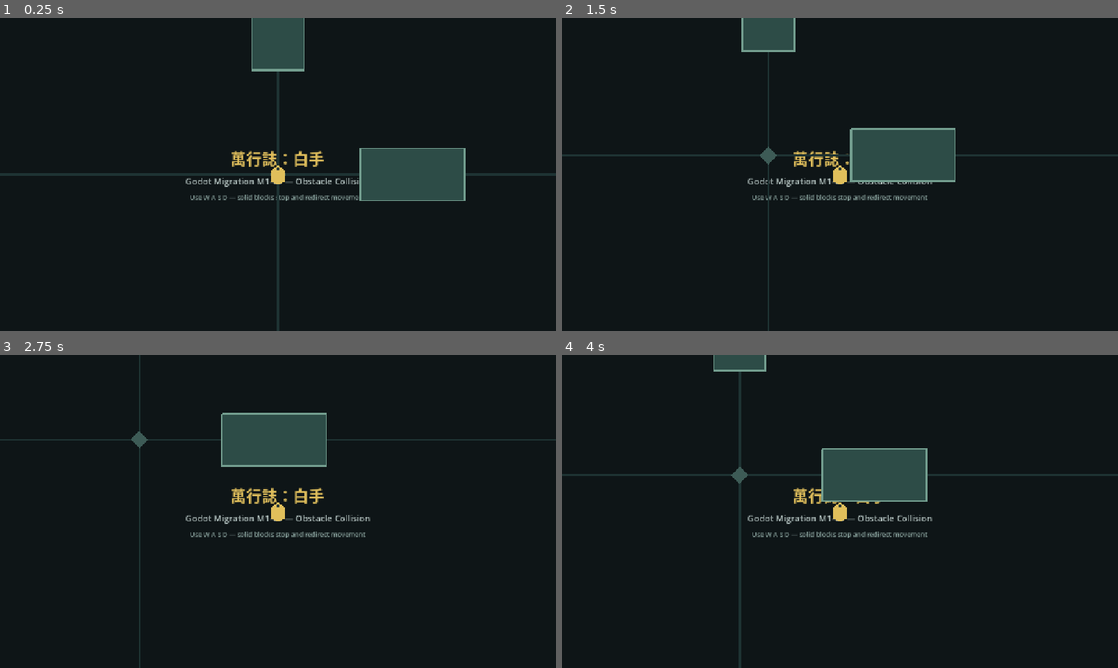
Above: before the commit, frames 1-4 (two rows, left to right).
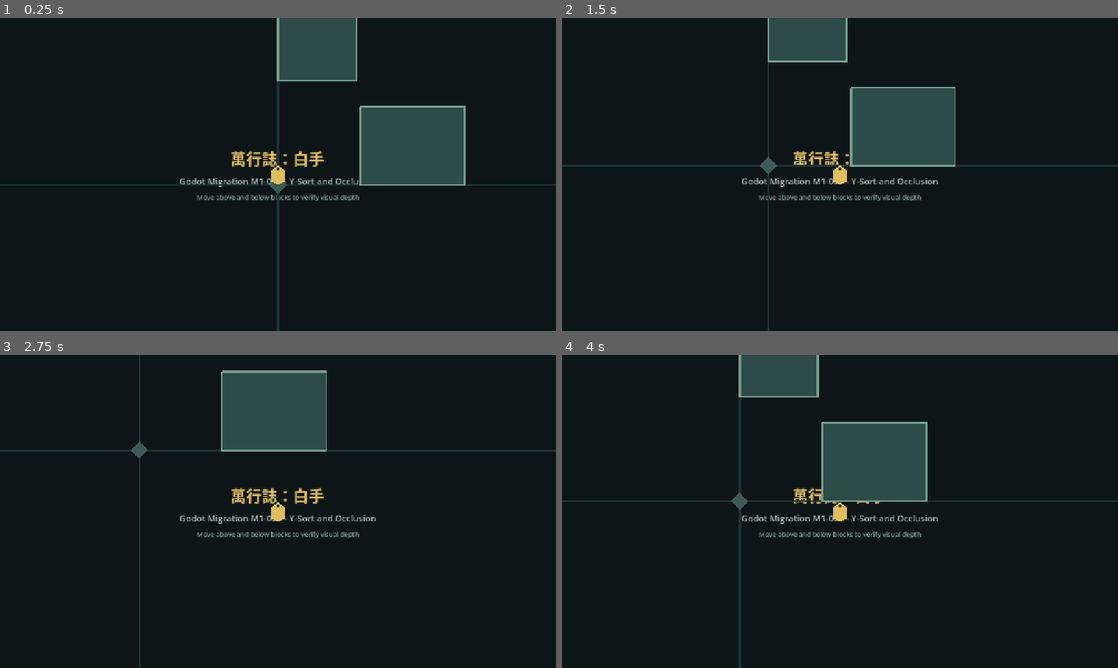
Above: after the commit, the same moments.

Repository: 8tdgdvs26d-netizen/project-gersang-mobile
Game: Godot game, scene res://scenes/main.tscn
Same seed, same stepped clock (60 frames per second), same inputs: the game is played once before the commit and once after it.
Inputs:
- Up to frame 1 (0.25 s): no input
- Up to frame 2 (1.5 s): tap Enter at 0.5 s; hold D (move_right) 0.53-1.28 s; hold S (move_down) from 1.28 s (still down)
- Up to frame 3 (2.75 s): release S (move_down) at 2.03 s; hold D (move_right) from 2.03 s (still down)
- Up to frame 4 (4 s): release D (move_right) at 2.78 s; hold W (move_up) 2.78-3.53 s; hold A (move_left) from 3.53 s (still down)

The runs differ from the first frame. In frame 1, 8.4% of the frame differs, in the area x 0-100%, y 0-59%; in frame 2, 7.5%; in frame 3, 5.4%; in frame 4, 5.4%.

Commit message:
feat(godot): add M1-06 y-sort occlusion

Diff:
--- a/godot/scenes/main.tscn
+++ b/godot/scenes/main.tscn
@@ -26,14 +26,17 @@
 [node name="WorldBoundary" type="Node2D" parent="."]
 script = ExtResource("3_boundary")
 
-[node name="RightObstacle" parent="." instance=ExtResource("4_obstacle")]
+[node name="Actors" type="Node2D" parent="."]
+y_sort_enabled = true
+
+[node name="RightObstacle" parent="Actors" instance=ExtResource("4_obstacle")]
 position = Vector2(950, 500)
 
-[node name="UpperObstacle" parent="." instance=ExtResource("4_obstacle")]
+[node name="UpperObstacle" parent="Actors" instance=ExtResource("4_obstacle")]
 position = Vector2(640, 140)
 rotation = 1.5708
 
-[node name="Player" parent="." instance=ExtResource("2_player")]
+[node name="Player" parent="Actors" instance=ExtResource("2_player")]
 position = Vector2(640, 500)
 
 [node name="Interface" type="CanvasLayer" parent="."]
@@ -67,11 +70,11 @@
 [node name="Subtitle" type="Label" parent="Interface/Content/Status"]
 theme_override_colors/font_color = Color(0.73, 0.79, 0.78, 1)
 theme_override_font_sizes/font_size = 20
-text = "Godot Migration M1-05 — Obstacle Collision"
+text = "Godot Migration M1-06 — Y-Sort and Occlusion"
 horizontal_alignment = 1
 
 [node name="Scope" type="Label" parent="Interface/Content/Status"]
 theme_override_colors/font_color = Color(0.55, 0.65, 0.63, 1)
 theme_override_font_sizes/font_size = 15
-text = "Use W A S D — solid blocks stop and redirect movement"
+text = "Move above and below blocks to verify visual depth"
 horizontal_alignment = 1
--- a/godot/scenes/obstacle.tscn
+++ b/godot/scenes/obstacle.tscn
@@ -1,18 +1,19 @@
 [gd_scene load_steps=2 format=3]
 
 [sub_resource type="RectangleShape2D" id="RectangleShape2D_obstacle"]
-size = Vector2(240, 120)
+size = Vector2(240, 40)
 
 [node name="Obstacle" type="StaticBody2D"]
 
 [node name="Placeholder" type="Polygon2D" parent="."]
-polygon = PackedVector2Array(-120, -60, 120, -60, 120, 60, -120, 60)
+polygon = PackedVector2Array(-120, -180, 120, -180, 120, 0, -120, 0)
 color = Color(0.18, 0.3, 0.28, 1)
 
 [node name="Outline" type="Line2D" parent="."]
-points = PackedVector2Array(-120, -60, 120, -60, 120, 60, -120, 60, -120, -60)
+points = PackedVector2Array(-120, -180, 120, -180, 120, 0, -120, 0, -120, -180)
 width = 4.0
 default_color = Color(0.45, 0.62, 0.56, 1)
 
 [node name="CollisionShape" type="CollisionShape2D" parent="."]
+position = Vector2(0, -20)
 shape = SubResource("RectangleShape2D_obstacle")
--- a/godot/scenes/player.tscn
+++ b/godot/scenes/player.tscn
@@ -9,15 +9,19 @@
 script = ExtResource("1_player")
 
 [node name="Placeholder" type="Polygon2D" parent="."]
+position = Vector2(0, -24)
 polygon = PackedVector2Array(0, -22, 16, -8, 16, 16, 0, 24, -16, 16, -16, -8)
 color = Color(0.88, 0.75, 0.36, 1)
 
 [node name="DirectionMarker" type="Polygon2D" parent="."]
+position = Vector2(0, -24)
 polygon = PackedVector2Array(0, -18, 5, -9, -5, -9)
 color = Color(0.18, 0.24, 0.23, 1)
 
 [node name="CollisionShape" type="CollisionShape2D" parent="."]
+position = Vector2(0, -24)
 shape = SubResource("RectangleShape2D_player")
 
 [node name="Camera" type="Camera2D" parent="."]
+position = Vector2(0, -24)
 enabled = true
--- a/godot/scripts/main.gd
+++ b/godot/scripts/main.gd
@@ -1,7 +1,7 @@
 extends Node2D
 
-const BOOTSTRAP_VERSION := "M1-05"
+const BOOTSTRAP_VERSION := "M1-06"
 
 
 func _ready() -> void:
-	print("Myrial: Unwritten ", BOOTSTRAP_VERSION, " obstacle collision ready")
+	print("Myrial: Unwritten ", BOOTSTRAP_VERSION, " y-sort and occlusion ready")
--- a/godot/scripts/player.gd
+++ b/godot/scripts/player.gd
@@ -3,7 +3,8 @@
 
 @export_range(1.0, 1000.0, 1.0, "or_greater") var move_speed: float = 220.0
 
-const BODY_HALF_EXTENTS := Vector2(16.0, 24.0)
+const BOUNDARY_MIN_OFFSET := Vector2(16.0, 48.0)
+const BOUNDARY_MAX_OFFSET := Vector2(16.0, 0.0)
 
 
 func _physics_process(_delta: float) -> void:
@@ -19,6 +20,6 @@
 
 
 func _clamp_to_world_boundary() -> void:
-	var minimum := WorldBoundary.BOUNDS.position + BODY_HALF_EXTENTS
-	var maximum := WorldBoundary.BOUNDS.end - BODY_HALF_EXTENTS
+	var minimum := WorldBoundary.BOUNDS.position + BOUNDARY_MIN_OFFSET
+	var maximum := WorldBoundary.BOUNDS.end - BOUNDARY_MAX_OFFSET
 	global_position = global_position.clamp(minimum, maximum)
--- a/godot/tests/verify_m1_03.gd
+++ b/godot/tests/verify_m1_03.gd
@@ -7,13 +7,13 @@
 
 	var main := main_scene.instantiate()
 	root.add_child(main)
-	var player := main.get_node_or_null("Player") as CharacterBody2D
+	var player := main.get_node_or_null("Actors/Player") as CharacterBody2D
 	assert(player != null, "Main scene must contain the player")
 
 	var camera := player.get_node_or_null("Camera") as Camera2D
 	assert(camera != null, "Player must own a Camera2D")
 	assert(camera.enabled, "Player camera must be enabled")
-	assert(camera.position == Vector2.ZERO, "Camera must follow the player without an offset")
+	assert(camera.position == Vector2(0.0, -24.0), "Camera must follow the player's visual centre")
 
 	print("M1-03 structural verification passed")
 	quit()
--- a/godot/tests/verify_m1_04.gd
+++ b/godot/tests/verify_m1_04.gd
@@ -7,17 +7,17 @@
 
 	var main := main_scene.instantiate()
 	root.add_child(main)
-	var player := main.get_node_or_null("Player") as CharacterBody2D
+	var player := main.get_node_or_null("Actors/Player") as CharacterBody2D
 	assert(player != null, "Main scene must contain the player")
 	assert(main.get_node_or_null("WorldBoundary") is WorldBoundary)
 
 	player.global_position = Vector2(-5000.0, -5000.0)
 	player._clamp_to_world_boundary()
-	assert(player.global_position == WorldBoundary.BOUNDS.position + Player.BODY_HALF_EXTENTS)
+	assert(player.global_position == WorldBoundary.BOUNDS.position + Player.BOUNDARY_MIN_OFFSET)
 
 	player.global_position = Vector2(5000.0, 5000.0)
 	player._clamp_to_world_boundary()
-	assert(player.global_position == WorldBoundary.BOUNDS.end - Player.BODY_HALF_EXTENTS)
+	assert(player.global_position == WorldBoundary.BOUNDS.end - Player.BOUNDARY_MAX_OFFSET)
 
 	print("M1-04 world boundary verification passed")
 	quit()
--- a/godot/tests/verify_m1_05.gd
+++ b/godot/tests/verify_m1_05.gd
@@ -11,9 +11,9 @@
 
 	var main := main_scene.instantiate()
 	root.add_child(main)
-	var player := main.get_node("Player") as CharacterBody2D
+	var player := main.get_node("Actors/Player") as CharacterBody2D
 	var player_shape := player.get_node("CollisionShape") as CollisionShape2D
-	var obstacle := main.get_node("RightObstacle") as StaticBody2D
+	var obstacle := main.get_node("Actors/RightObstacle") as StaticBody2D
 	var obstacle_shape := obstacle.get_node("CollisionShape") as CollisionShape2D
 	assert(player_shape.shape is RectangleShape2D)
 	assert(obstacle_shape.shape is RectangleShape2D)
--- /dev/null
+++ b/godot/tests/verify_m1_06.gd
@@ -0,0 +1,20 @@
+extends SceneTree
+
+
+func _init() -> void:
+	var main_scene := load("res://scenes/main.tscn") as PackedScene
+	assert(main_scene != null, "Main scene must load")
+
+	var main := main_scene.instantiate()
+	root.add_child(main)
+	var actors := main.get_node("Actors") as Node2D
+	var player := actors.get_node("Player") as CharacterBody2D
+	var obstacle := actors.get_node("RightObstacle") as StaticBody2D
+	var player_shape := player.get_node("CollisionShape") as CollisionShape2D
+	var obstacle_shape := obstacle.get_node("CollisionShape") as CollisionShape2D
+
+	assert(actors.y_sort_enabled, "Actors must use Y-sort")
+	assert(player_shape.position.y == -24.0, "Player node origin must be at its feet")
+	assert(obstacle_shape.position.y == -20.0, "Obstacle node origin must be at its base")
+	print("M1-06 y-sort and occlusion verification passed")
+	quit()
Not shown, changed: godot/README.md
